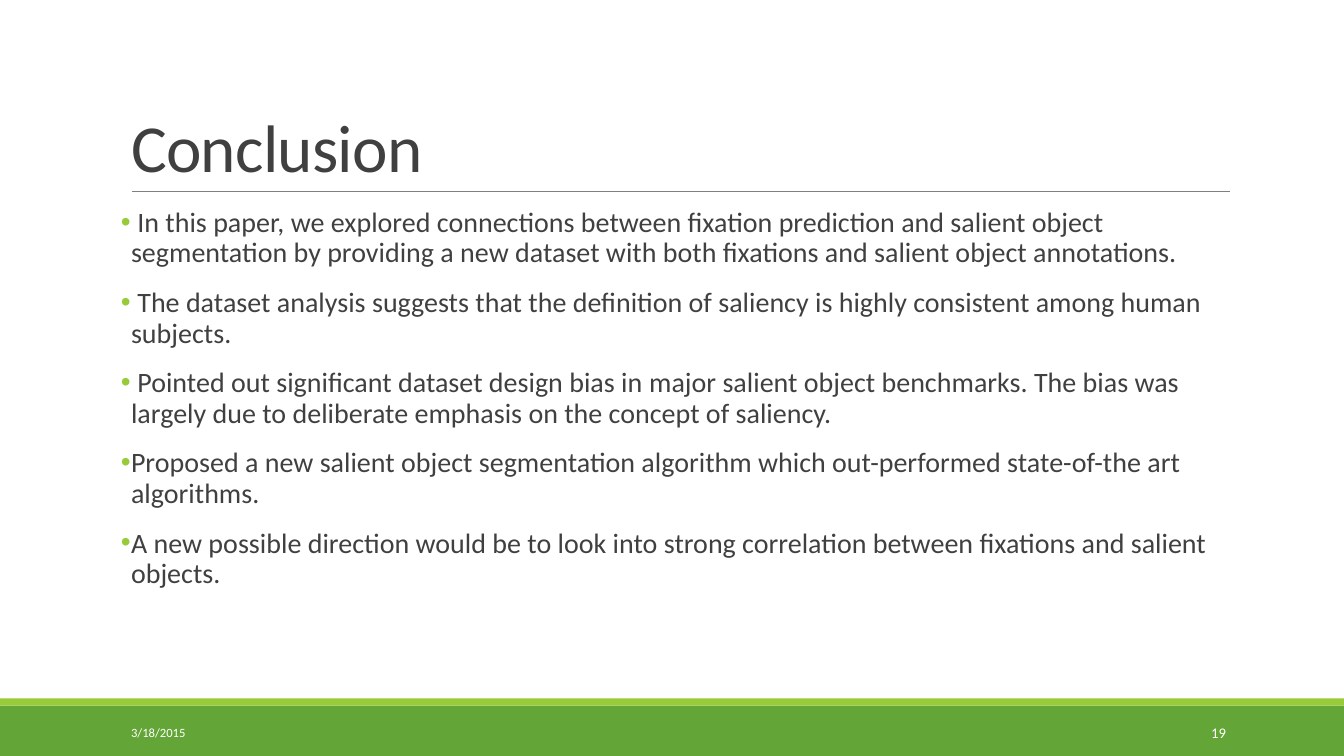
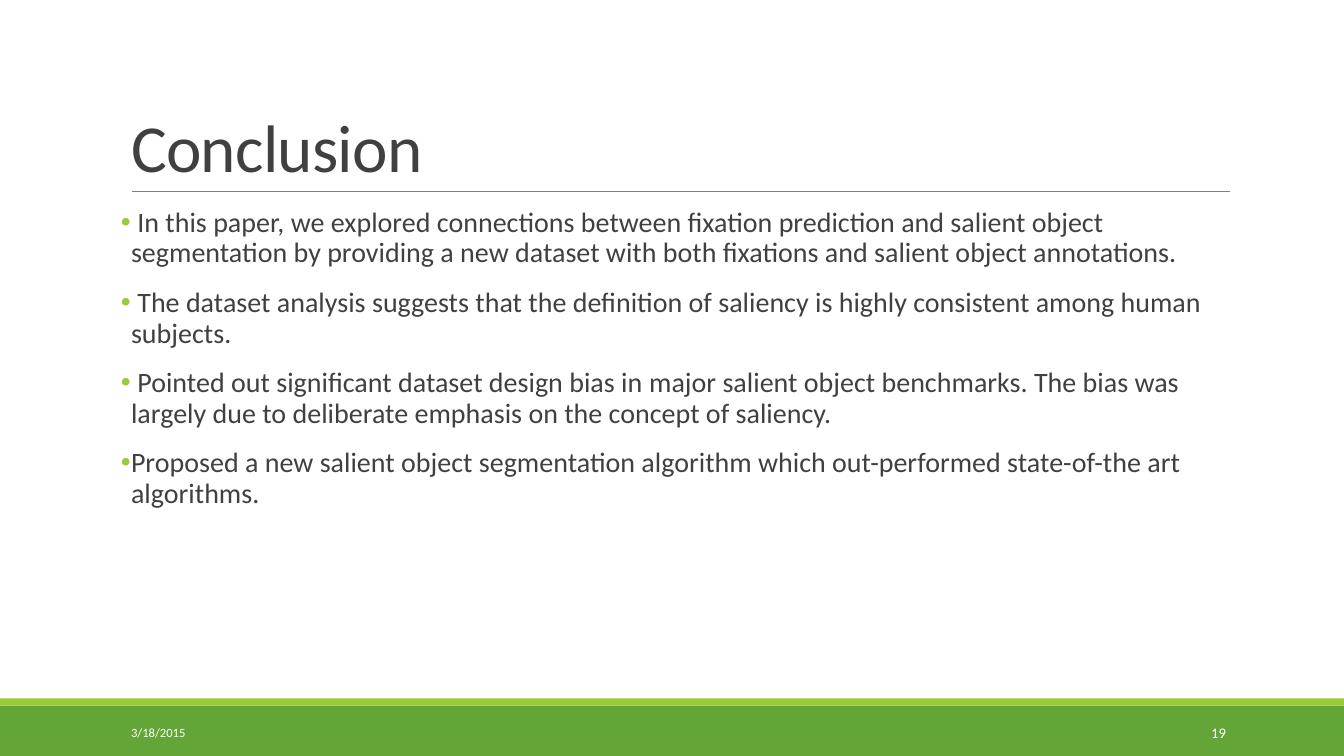
Before and after one commit to kanirudh54/VideoProcessing-INF6803, a slide deck: slide 19 of Presentation/The Secrets of Salient Object Segmentation.pptx. Drawn at 1344x756 pixels with LibreOffice and Linux fonts; fonts in the diff are those of the drawing. Boxes give left, top, right and bottom in pixels: in the first picture for what was removed or moved away, otherwise in the second. Text is boxed around its words. In the diff, an @@ line names an element or a change of style, - is before the commit and + after.

```diff
--- a/Presentation/The Secrets of Salient Object Segmentation.pptx
+++ b/Presentation/The Secrets of Salient Object Segmentation.pptx
@@ text at box(131, 533, 1206, 588): paragraph removed @@
-• A new possible direction would be to look into strong correlation between fixations and salient objects.
```
Also in this commit, not shown: 6 other slides changed, 1 other file.
